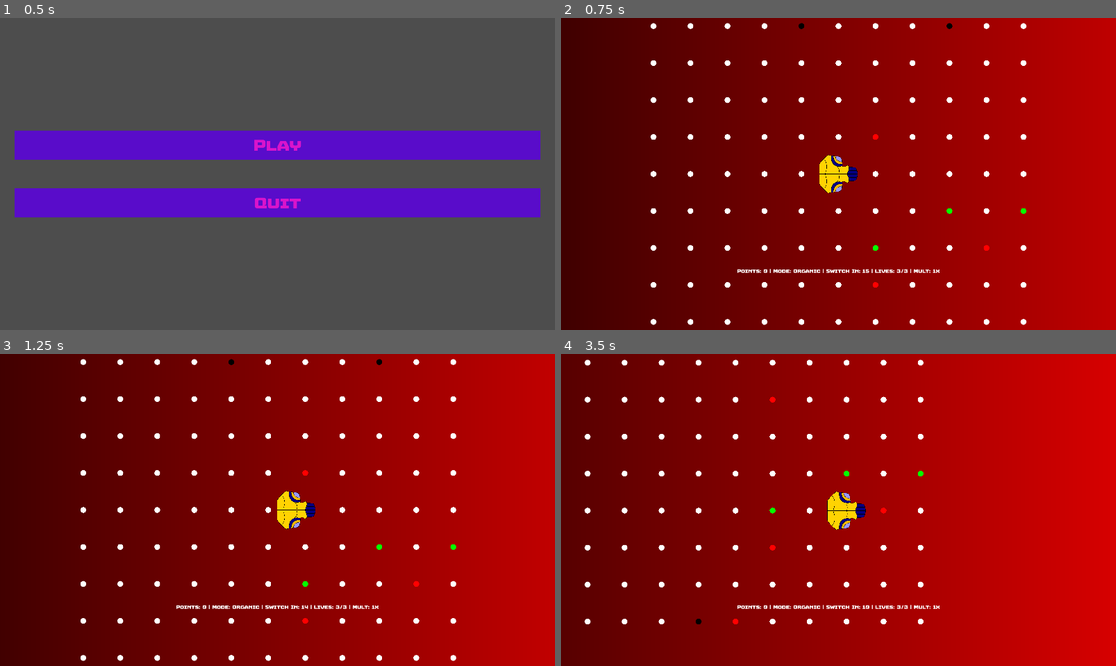
Above: before the commit, frames 1-4 (two rows, left to right).
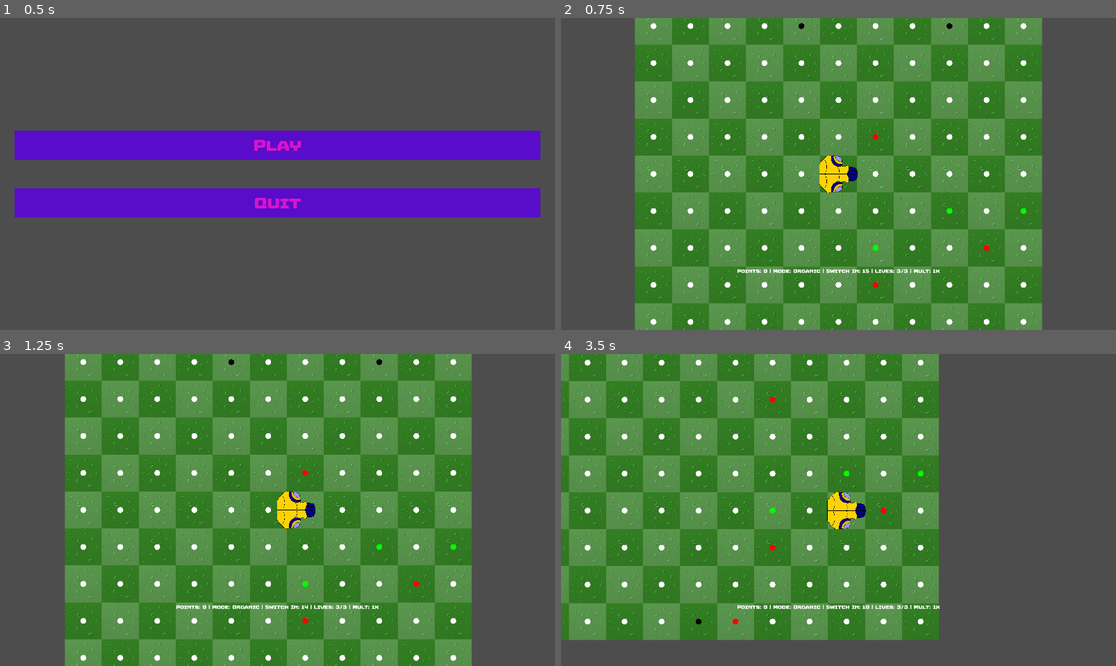
Above: after the commit, the same moments.

Repository: istamarahsan/s3rpent
Game: Godot game, scene res://root.tscn
The game is run twice, just before and just after one commit, with the same random seed, the same clock (stepped at 60 frames per second) and the same inputs.
Inputs:
- Up to frame 1 (0.5 s): no input
- Up to frame 2 (0.75 s): click "Play" at 0.5 s
- Up to frame 3 (1.25 s): no input
- Up to frame 4 (3.5 s): hold Right (ui_right) 1.28-2.03 s; hold Down (ui_down) 2.03-2.78 s; hold Right (ui_right) from 2.78 s (still down)

Frame 1 is identical in both runs. In frame 2, 98% of the frame differs, in the area x 0-100%, y 0-100%; in frame 3, 98%; in frame 4, 98%.

Commit message:
checkerboard world

Diff:
--- a/presentation/presentation.gd
+++ b/presentation/presentation.gd
@@ -11,6 +11,7 @@
 var snake_head: SnakeSegment
 
 func _ready():
+	$Bg.position = Vector2(tile_size/2, tile_size/2)
 	$BoardCanvas.configure(tile_size)
 	snake_head = snake_segment_scene.instantiate() as SnakeSegment
 	snake_head.setType(SnakeSegment.SegmentType.Head)
@@ -18,6 +19,9 @@
 
 func _process(_delta):
 	$Camera2D.position = snake_head.position
+
+func _on_state_hook_init():
+	$Bg.create(Vector2i(-state_hook.handle.world_span-1, -state_hook.handle.world_span-1), Vector2i(state_hook.handle.world_span-1, state_hook.handle.world_span-1))
 
 func _on_state_hook_updated():
 	if active_segments.size() < state_hook.handle.snake_state.tail.size():
--- a/presentation/presentation.tscn
+++ b/presentation/presentation.tscn
@@ -1,26 +1,19 @@
-[gd_scene load_steps=8 format=3 uid="uid://0i6pfyt0gmrw"]
+[gd_scene load_steps=7 format=3 uid="uid://0i6pfyt0gmrw"]
 
 [ext_resource type="Script" path="res://presentation/presentation.gd" id="1_chn3l"]
 [ext_resource type="Script" path="res://presentation/components/board_canvas/board_canvas.gd" id="2_ckhpm"]
 [ext_resource type="PackedScene" uid="uid://uuayuxs0asq3" path="res://presentation/snake_segment_basic.tscn" id="2_h5g20"]
+[ext_resource type="PackedScene" uid="uid://daic7uqk7s8hb" path="res://world/background_checkerboard.tscn" id="3_udkh1"]
 [ext_resource type="Script" path="res://hooks/state_hook.gd" id="4_xf8xl"]
 [ext_resource type="Script" path="res://hooks/scheduler_hook.gd" id="6_ehmij"]
-
-[sub_resource type="Gradient" id="Gradient_u64pp"]
-colors = PackedColorArray(0, 0, 0, 1, 1, 0, 0, 1)
-
-[sub_resource type="GradientTexture2D" id="GradientTexture2D_q4wgk"]
-gradient = SubResource("Gradient_u64pp")
-width = 3840
-height = 2160
 
 [node name="Presentation" type="Node2D"]
 script = ExtResource("1_chn3l")
 tile_size = 128
 snake_segment_scene = ExtResource("2_h5g20")
 
-[node name="Background" type="Sprite2D" parent="."]
-texture = SubResource("GradientTexture2D_q4wgk")
+[node name="Bg" parent="." instance=ExtResource("3_udkh1")]
+position = Vector2(64, 64)
 
 [node name="BoardCanvas" type="Node2D" parent="."]
 script = ExtResource("2_ckhpm")
@@ -41,4 +34,5 @@
 script = ExtResource("6_ehmij")
 
 [connection signal="updated" from="BoardCanvas/StateHook" to="BoardCanvas" method="_on_state_hook_updated"]
+[connection signal="initialized" from="StateHook" to="." method="_on_state_hook_init"]
 [connection signal="updated" from="StateHook" to="." method="_on_state_hook_updated"]
--- /dev/null
+++ b/world/background_checkerboard.gd
@@ -0,0 +1,14 @@
+extends Node2D
+
+@onready var tilemap: TileMap = $TileMap as TileMap
+
+func create(from: Vector2i, to: Vector2i):
+	for x in range(from.x, to.x+1):
+		for y in range(from.y, to.y+1):
+			var alt: bool = (x + y) % 2 == 0
+			tilemap.set_cell(
+				0,
+				Vector2i(x, y),
+				0,
+				Vector2i(0,0) if alt else Vector2i(1,0)
+				)
--- /dev/null
+++ b/world/background_checkerboard.tscn
@@ -0,0 +1,11 @@
+[gd_scene load_steps=3 format=3 uid="uid://daic7uqk7s8hb"]
+
+[ext_resource type="TileSet" uid="uid://ch2emyu4h73qt" path="res://world/dual_tile.tres" id="1_20yie"]
+[ext_resource type="Script" path="res://world/background_checkerboard.gd" id="1_uep2h"]
+
+[node name="Bg" type="Node2D"]
+script = ExtResource("1_uep2h")
+
+[node name="TileMap" type="TileMap" parent="."]
+tile_set = ExtResource("1_20yie")
+format = 2
--- /dev/null
+++ b/world/dual_tile.tres
@@ -0,0 +1,17 @@
+[gd_resource type="TileSet" load_steps=4 format=3 uid="uid://ch2emyu4h73qt"]
+
+[ext_resource type="Texture2D" uid="uid://cw7bo8itaj45e" path="res://assets/world/tileset.png" id="1_m7nn7"]
+
+[sub_resource type="TileMapPattern" id="TileMapPattern_jtywh"]
+tile_data = PackedInt32Array(0, 0, 0, 65536, 65536, 0, 1, 65536, 0, 65537, 0, 0)
+
+[sub_resource type="TileSetAtlasSource" id="TileSetAtlasSource_qgb4j"]
+texture = ExtResource("1_m7nn7")
+texture_region_size = Vector2i(128, 128)
+1:0/0 = 0
+0:0/0 = 0
+
+[resource]
+tile_size = Vector2i(128, 128)
+sources/0 = SubResource("TileSetAtlasSource_qgb4j")
+pattern_0 = SubResource("TileMapPattern_jtywh")
Not shown, added: assets/world/dark.png.import
Not shown, added: assets/world/light.png.import
Binary file added: assets/world/tileset.png
Not shown, added: assets/world/tileset.png.import
Not shown, added: assets/world/dark.png
Not shown, added: assets/world/light.png
